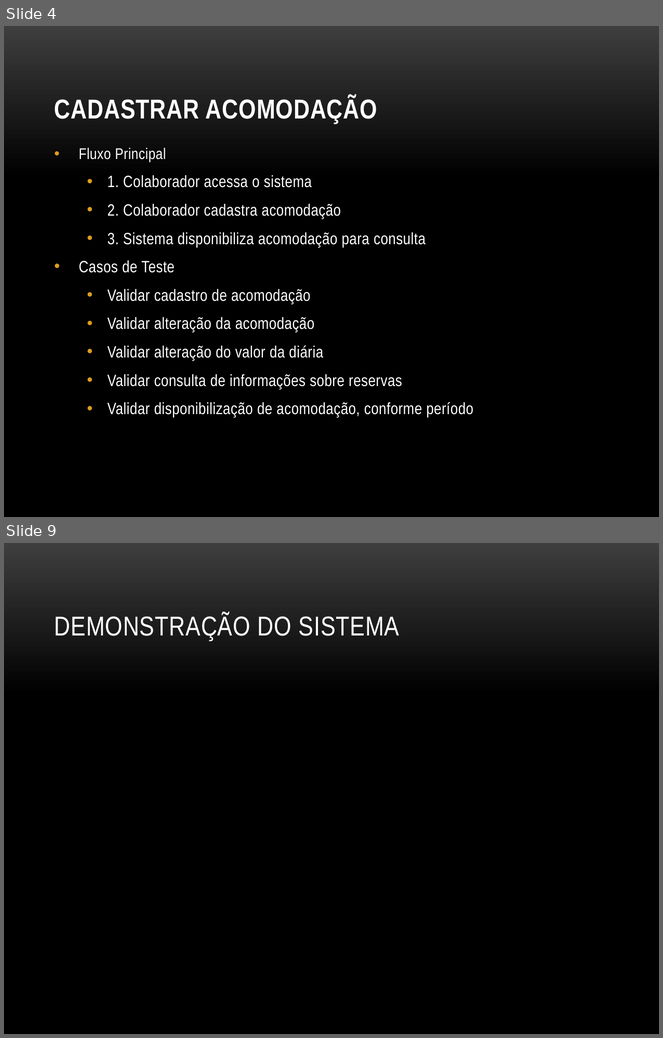
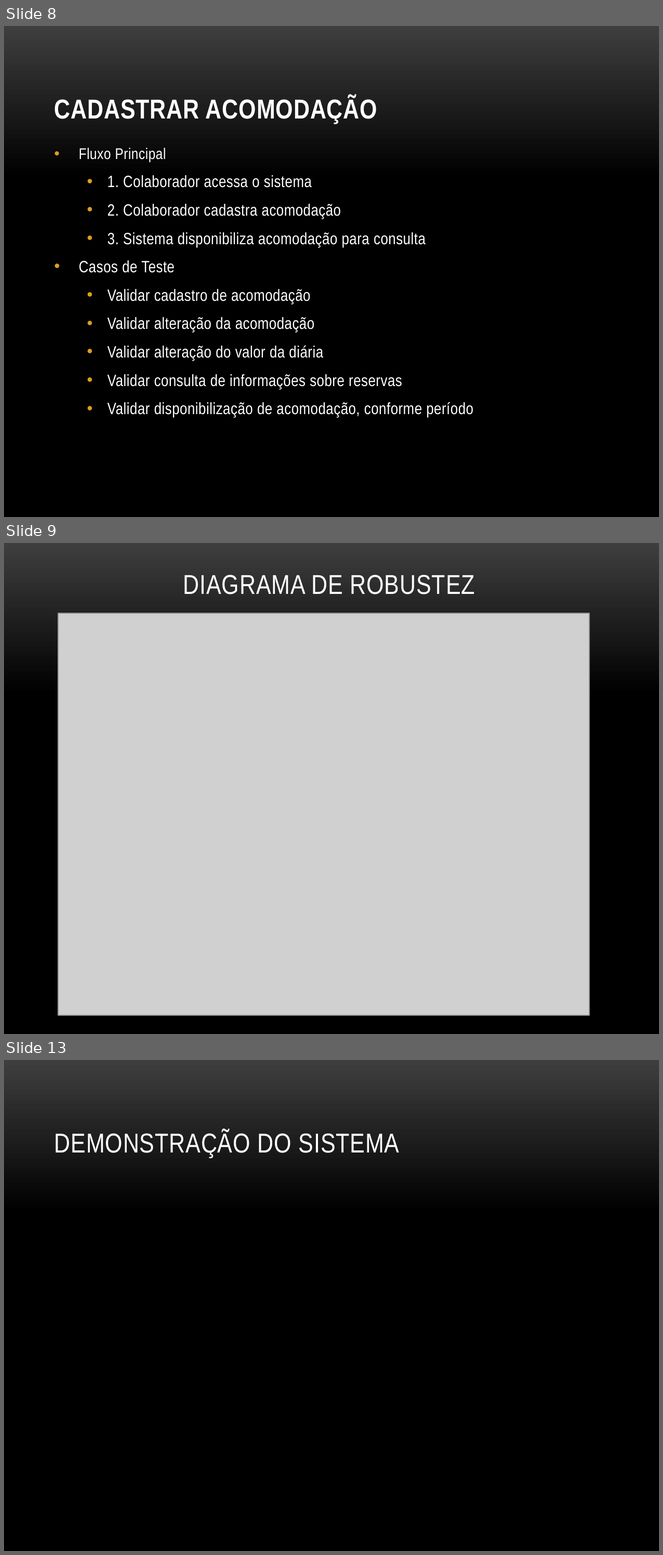
Before and after one commit to brunoemer/cooptel-ucs, a slide deck: Documentos/ApresentaçãoCiclo1.pptx. Shown one above the other, each under a label of ours: slides 4 and 9 before the commit, slides 8, 9 and 13 after it; the slides between them are not shown. The pictures are 663x1038 and 663x1555 pixels, drawn with LibreOffice and Linux fonts; fonts in the diff are those of the drawing; grey boxes stand for pictures; background and template pictures are left out. Boxes give left, top, right and bottom in pixels: in the first picture for what was removed or moved away, otherwise in the second. Text is boxed around its words. In the diff, an @@ line names an element or a change of style, - is before the commit and + after.

```diff
--- a/Documentos/ApresentaçãoCiclo1.pptx
+++ b/Documentos/ApresentaçãoCiclo1.pptx
@@ slide 9 added at [4,543,659,1034], background picture (left out) @@
@@ title added at [183,575,475,594], 30 pt, text #FFFFFF @@
+DIAGRAMA DE ROBUSTEZ
@@ picture added at [59,613,590,1015] @@
@@ what was slide 4 is now slide 8 @@
@@ what was slide 9 is now slide 13 @@
```
Also in this commit, not shown: 4 slides changed, 3 other slides added.
